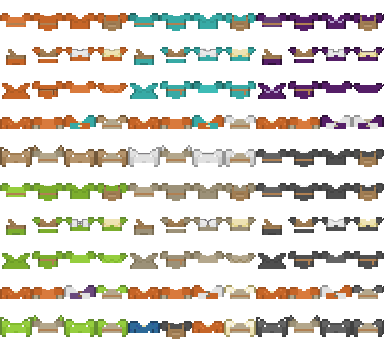
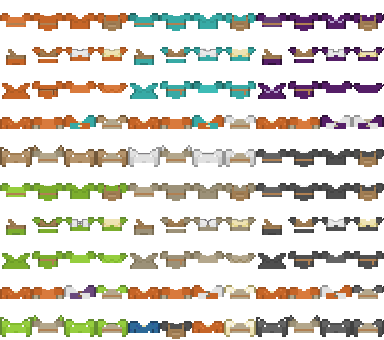
Before/after of a w=384, h=340 layered artwork. What changed in the layer stack:
painted on "characters.png copy" over [38, 49, 249, 325]
